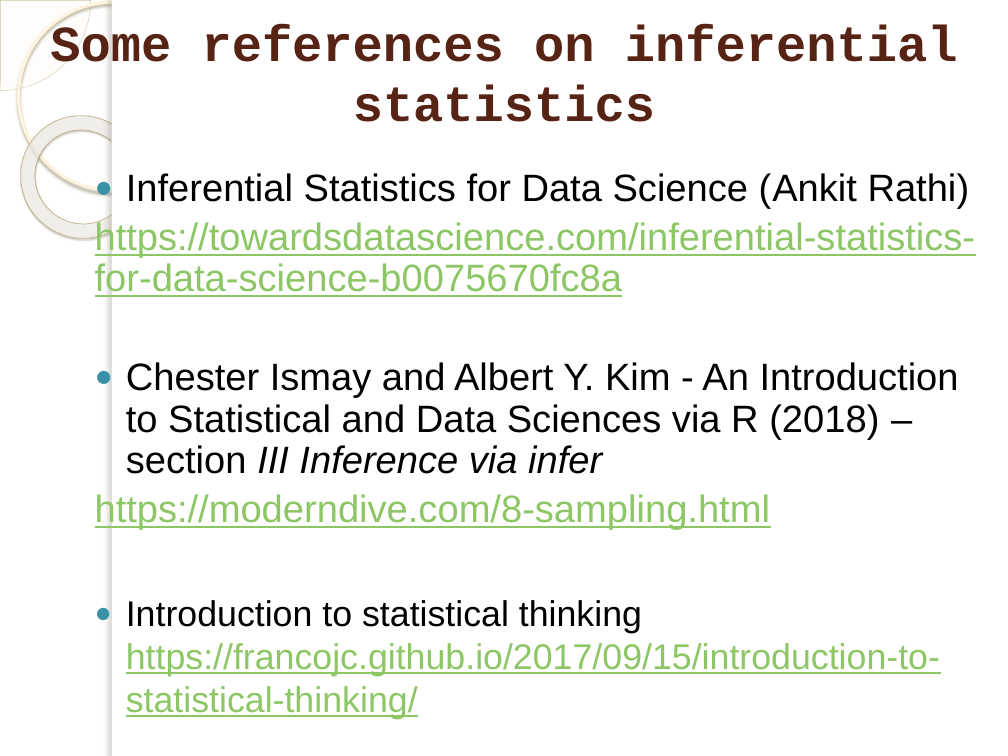
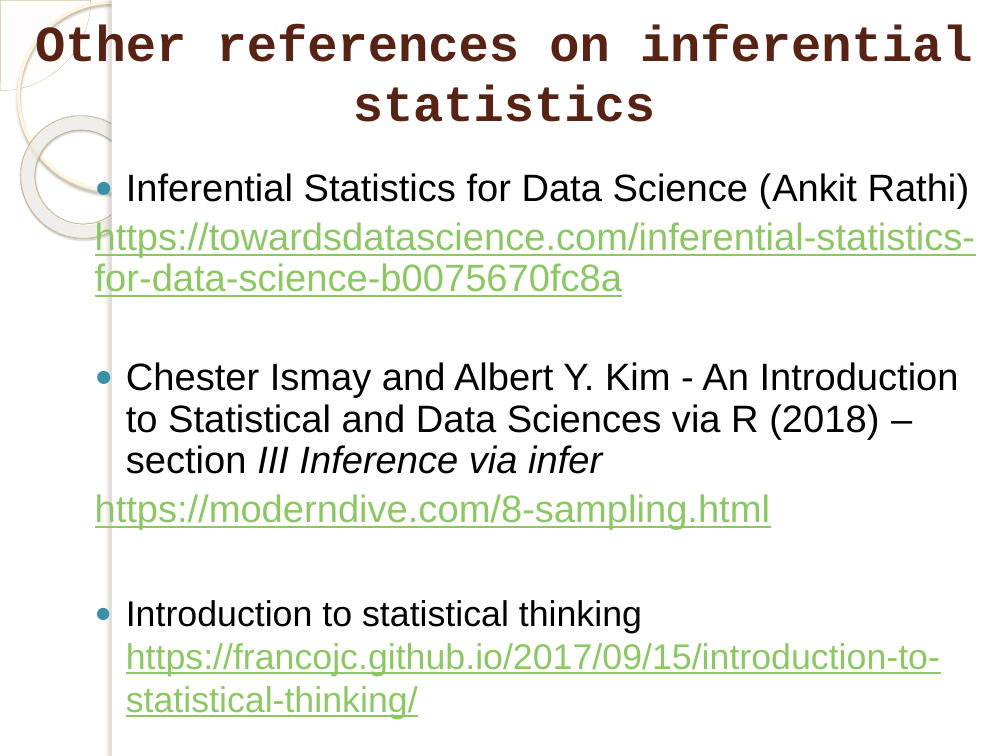
Before and after one commit to marinfotache/Data-Processing-Analysis-Science-with-R, a slide deck: slide 4 of 10 Basic Inferential Statistics/10_basic_inferential_statistics.pptx (slide 3 before the commit). Drawn at 1008x756 pixels with LibreOffice and Linux fonts; fonts in the diff are those of the drawing; background and template pictures are left out. Boxes give left, top, right and bottom in pixels: in the first picture for what was removed or moved away, otherwise in the second. Text is boxed around its words. In the diff, an @@ line names an element or a change of style, - is before the commit and + after.

```diff
--- a/10 Basic Inferential Statistics/10_basic_inferential_statistics.pptx
+++ b/10 Basic Inferential Statistics/10_basic_inferential_statistics.pptx
@@ title at [35,24,973,122]: text changed @@
-Some references on inferential statistics
+Other references on inferential statistics
```
Also in this commit, not shown: 1 other slide changed, 1 slide added.
